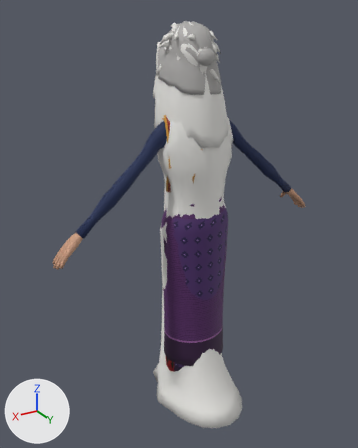
Before and after pictures for a commit that changed the FBX model assets/models/roblox/human_elder_female/human_elder_female_thin.fbx.
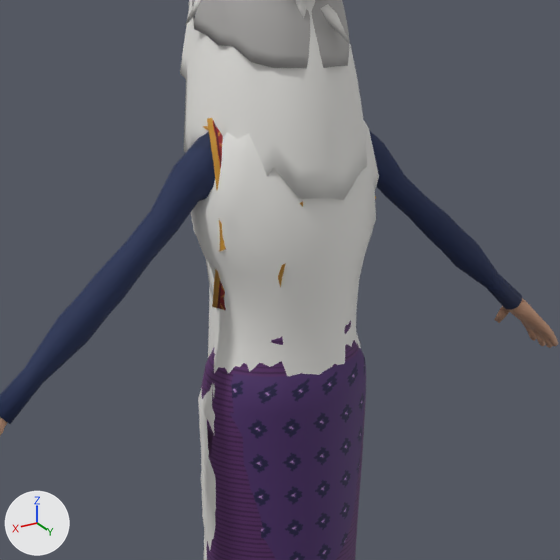
There are two pictures of each version: one whole from a 50 mm camera at (3.54, 5.45, 5.68) aimed at (0.23, -0.06, 2.93), one close up on the part from 22% to 86% of the width and 15% to 66% of the height. Arrows for +X, +Y and +Z are at lower left; the lights stay in place. The older version's two pictures come first. Where no turn or scale is listed for an object, it has been applied to the vertices.

Objects in the first close-up: 'Body', 'Cloth_blouse_sin_sin', 'Cloth_indigo_scarf', 'Cloth_indigo_scarf_sin', 'Cloth_sabai_sabai', 'Hair_curly_grey', 'Hair_ghost_floor_white', 'Hair_ghost_knee_white', 'Hair_ghost_messy_white' and 2 more.
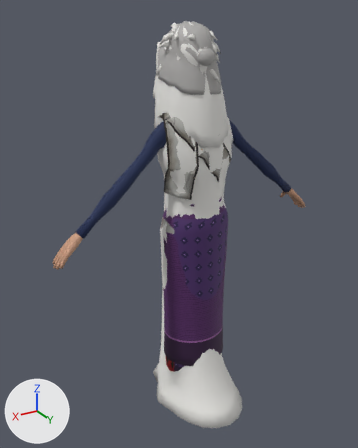
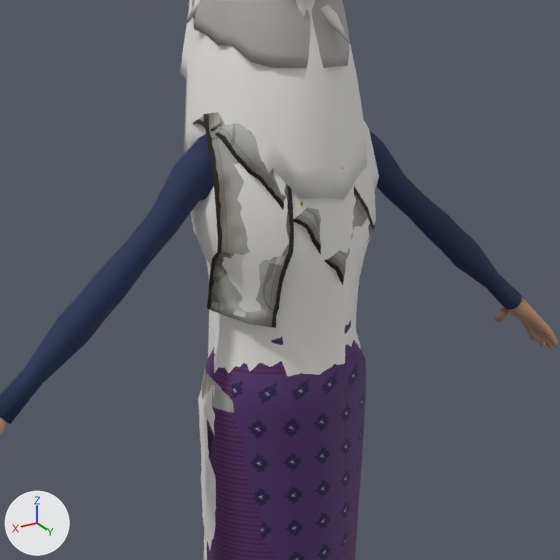
What differs and where, as boxes [x1, y1, x2, y2] in the close-ups (560 x 560 px):
```json
{"object": "Cloth_ghost_white_f_sabai", "change": "added", "after": [190, 112, 375, 328]}
{"object": "Cloth_ghost_white_f_sin", "change": "added", "after": [201, 365, 234, 413]}
```

Scene script edits in JSON lines:
```json
{"op": "add", "block": "img_ghost_sin_white_color_png", "code": ["img_ghost_sin_white_color_png = load_image('ghost_sin_white_Color.png', 'human_elder_female_thin.fbm/ghost_sin_white_Color.png', 512, 512, 'sRGB')"]}
{"op": "add", "block": "img_ghost_sin_white_normal_png", "code": ["img_ghost_sin_white_normal_png = load_image('ghost_sin_white_Normal.png', 'human_elder_female_thin.fbm/ghost_sin_white_Normal.png', 512, 512, 'Non-Color')"]}
{"op": "add", "block": "img_ghost_sin_white_roughness_png", "code": ["img_ghost_sin_white_roughness_png = load_image('ghost_sin_white_Roughness.png', 'human_elder_female_thin.fbm/ghost_sin_white_Roughness.png', 512, 512, 'Non-Color')"]}
{"op": "add", "block": "img_ghost_sabai_white_normal_png", "code": ["img_ghost_sabai_white_normal_png = load_image('ghost_sabai_white_Normal.png', 'human_elder_female_thin.fbm/ghost_sabai_white_Normal.png', 512, 512, 'Non-Color')"]}
{"op": "add", "block": "img_ghost_sabai_white_roughness_png", "code": ["img_ghost_sabai_white_roughness_png = load_image('ghost_sabai_white_Roughness.png', 'human_elder_female_thin.fbm/ghost_sabai_white_Roughness.png', 512, 512, 'Non-Color')"]}
{"op": "add", "block": "img_ghost_sabai_white_color_png", "code": ["img_ghost_sabai_white_color_png = load_image('ghost_sabai_white_Color.png', 'human_elder_female_thin.fbm/ghost_sabai_white_Color.png', 512, 512, 'sRGB')"]}
{"op": "add", "block": "mat_cloth_ghost_sin_white", "code": ["mat_cloth_ghost_sin_white = bpy.data.materials.new('Cloth_ghost_sin_white')", "# uses the picture img_ghost_sin_white_color_png", "# uses the picture img_ghost_sin_white_normal_png", "# uses the picture img_ghost_sin_white_roughness_png"]}
{"op": "add", "block": "mat_cloth_ghost_sabai_white", "code": ["mat_cloth_ghost_sabai_white = bpy.data.materials.new('Cloth_ghost_sabai_white')", "# uses the picture img_ghost_sabai_white_color_png", "# uses the picture img_ghost_sabai_white_normal_png", "# uses the picture img_ghost_sabai_white_roughness_png"]}
{"op": "add", "block": "me_cloth_ghost_white_f_sin", "code": ["me_cloth_ghost_white_f_sin = bpy.data.meshes.new('Cloth_ghost_white_f_sin')", "me_cloth_ghost_white_f_sin.from_pydata(...)  # 1968 vertices, 1920 faces; spans x -0.51..0.51, y -0.39..0.44, z 0.26..3.37", "me_cloth_ghost_white_f_sin.materials.append(mat_cloth_ghost_sin_white)"]}
{"op": "add", "block": "me_cloth_ghost_white_f_sabai", "code": ["me_cloth_ghost_white_f_sabai = bpy.data.meshes.new('Cloth_ghost_white_f_sabai')", "me_cloth_ghost_white_f_sabai.from_pydata(...)  # 568 vertices, 564 faces; spans x -0.507..0.53, y -0.415..0.364, z 3.422..4.648", "me_cloth_ghost_white_f_sabai.materials.append(mat_cloth_ghost_sabai_white)"]}
{"op": "add", "block": "ob_cloth_ghost_white_f_sin", "code": ["ob_cloth_ghost_white_f_sin = bpy.data.objects.new('Cloth_ghost_white_f_sin', me_cloth_ghost_white_f_sin)", "ob_cloth_ghost_white_f_sin.location = (0.0, 0.0, 0.0)"]}
{"op": "add", "block": "ob_cloth_ghost_white_f_sabai", "code": ["ob_cloth_ghost_white_f_sabai = bpy.data.objects.new('Cloth_ghost_white_f_sabai', me_cloth_ghost_white_f_sabai)", "ob_cloth_ghost_white_f_sabai.location = (0.0, 0.0, 0.0)"]}
```
